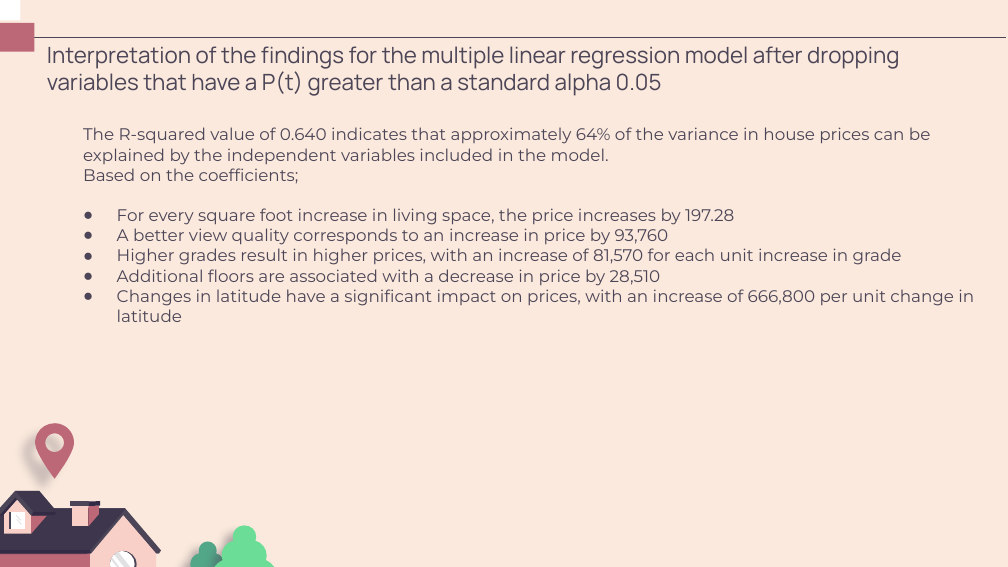
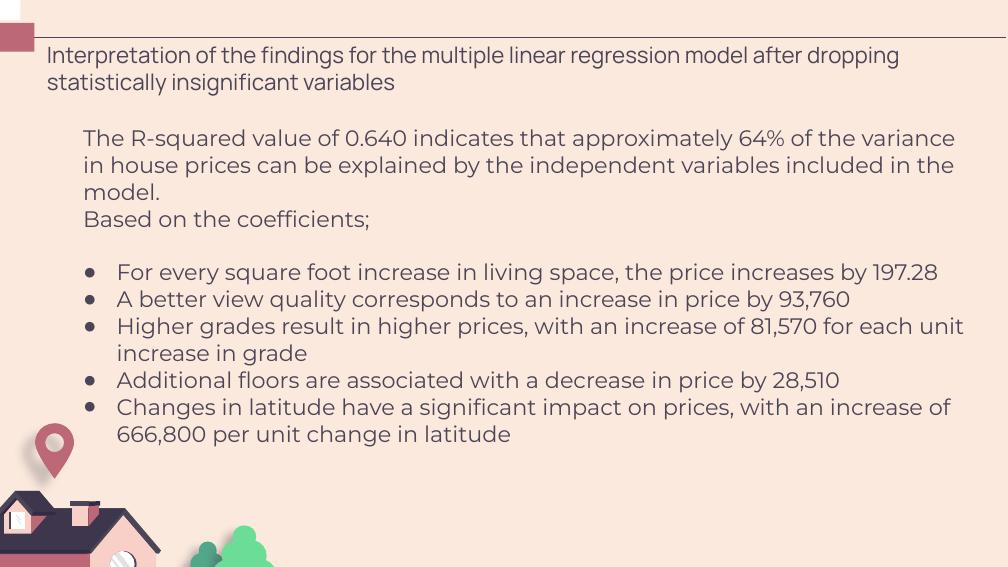
Before and after one commit to Bkiambuthi/dsc-phase-2-project-v2-3, a slide deck: slide 20 of Understanding King County's Housing Market.pptx (slide 24 before the commit). Drawn at 1008x567 pixels with LibreOffice and Linux fonts; fonts in the diff are those of the drawing. Boxes give left, top, right and bottom in pixels: in the first picture for what was removed or moved away, otherwise in the second. Text is boxed around its words. In the diff, an @@ line names an element or a change of style, - is before the commit and + after.

```diff
--- a/Understanding King County's Housing Market.pptx
+++ b/Understanding King County's Housing Market.pptx
@@ title at (x1=47, y1=46, x2=899, y2=96): text changed @@
-Interpretation of the findings for the multiple linear regression model after dropping variables that have a P(t) greater than a standard alpha 0.05
+Interpretation of the findings for the multiple linear regression model after dropping statistically insignificant variables
@@ text "The R-squared value of 0.640 ..." at (x1=83, y1=129, x2=964, y2=447): size 12 to 16 pt @@
```
Also in this commit, not shown: 14 other slides changed, 9 slides added, 12 slides removed, 1 other file.
